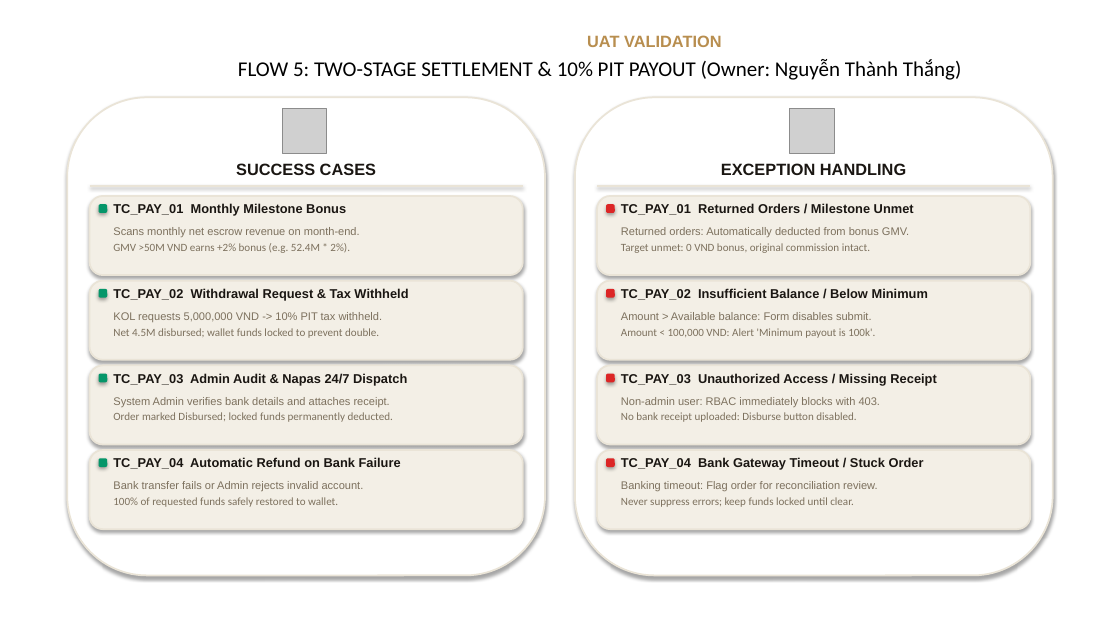
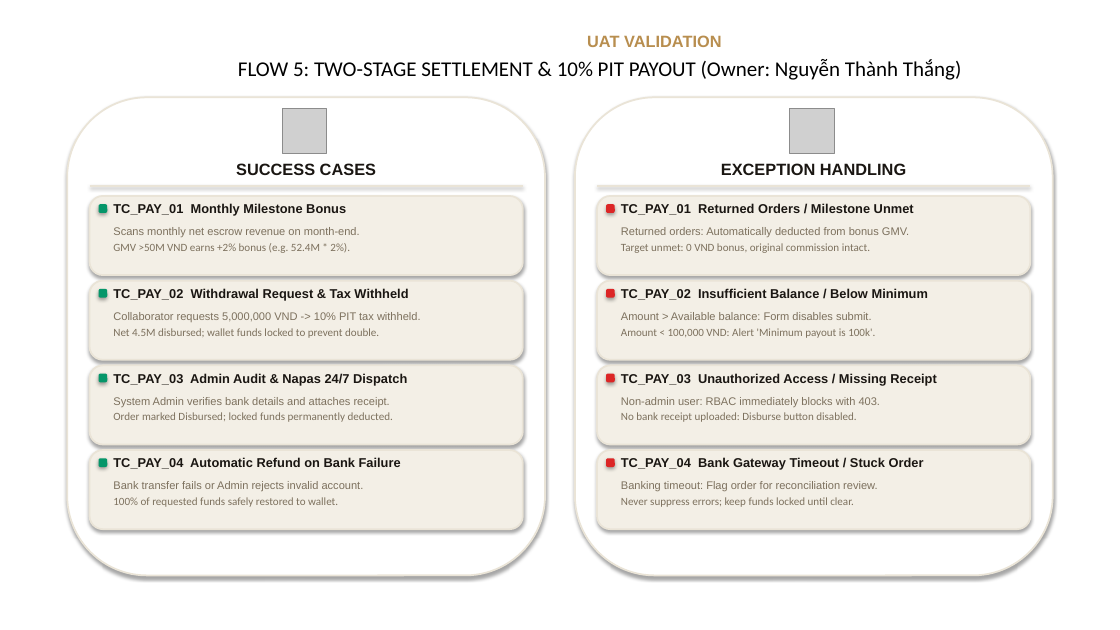
Before and after one commit to thang-nt25/SCANMS-project-capstone-fall26, a slide deck: slide 15 of docs/review 2/FA26SE032_R2_Slide.pptx. Drawn at 1120x630 pixels with LibreOffice and Linux fonts; fonts in the diff are those of the drawing; grey boxes stand for pictures; background and template pictures are left out. Boxes give left, top, right and bottom in pixels: in the first picture for what was removed or moved away, otherwise in the second. Text is boxed around its words. In the diff, an @@ line names an element or a change of style, - is before the commit and + after.

```diff
--- a/docs/review 2/FA26SE032_R2_Slide.pptx
+++ b/docs/review 2/FA26SE032_R2_Slide.pptx
@@ text at <box>113,312,421,322</box>: text changed @@
-KOL requests 5,000,000 VND -> 10% PIT tax withheld.
+Collaborator requests 5,000,000 VND -> 10% PIT tax withheld.
```
Also in this commit, not shown: 7 other slides changed, 2 slides added, 2 slides removed, 13 other files.
